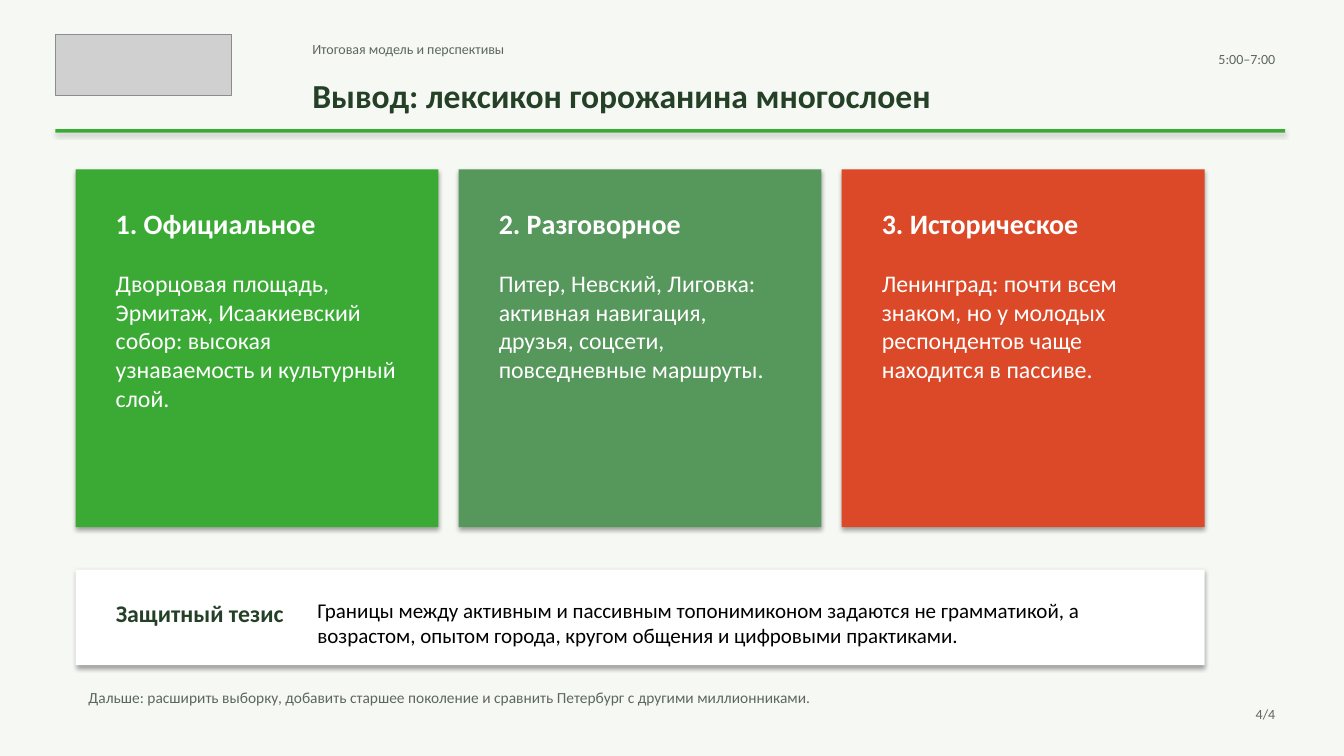
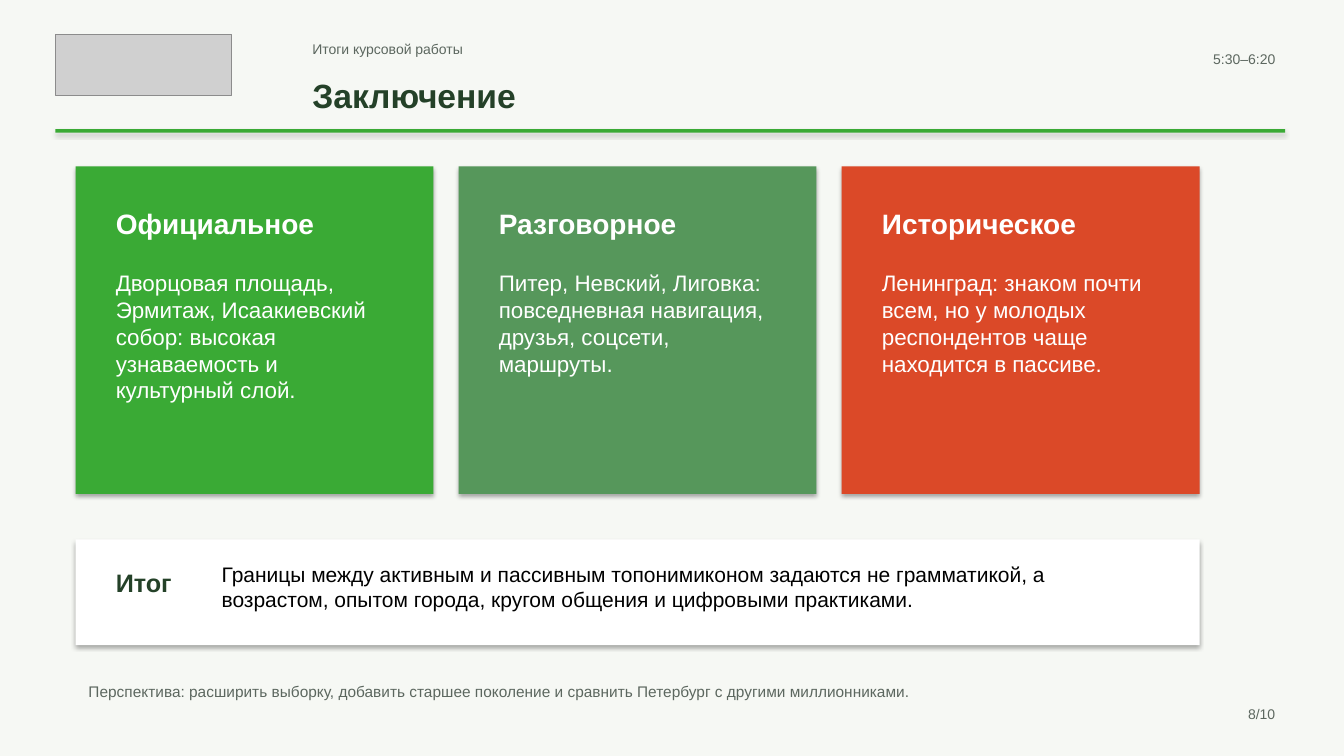
Before and after one commit to mdull2008/project, a slide deck: slide 8 of my_project.pptx (slide 4 before the commit). Drawn at 1344x756 pixels with LibreOffice and Linux fonts; fonts in the diff are those of the drawing; grey boxes stand for pictures. Boxes give left, top, right and bottom in pixels: in the first picture for what was removed or moved away, otherwise in the second. Text is boxed around its words. In the diff, an @@ line names an element or a change of style, - is before the commit and + after.

```diff
--- a/my_project.pptx
+++ b/my_project.pptx
@@ text at [312, 43, 462, 57]: text changed; font Calibri to Arial @@
-Итоговая модель и перспективы
+Итоги курсовой работы
@@ text at [1213, 54, 1275, 64]: text changed; font Calibri to Arial @@
-5:00–7:00
+5:30–6:20
@@ text at [312, 84, 516, 109]: text changed; font Calibri to Arial @@
-Вывод: лексикон горожанина многослоен
+Заключение
@@ rectangle: place and size @@
-rectangle at [76, 169, 439, 527]
+rectangle at [76, 166, 434, 494]
@@ rectangle: place and size @@
-rectangle at [459, 169, 822, 527]
+rectangle at [459, 166, 817, 494]
@@ rectangle: place and size @@
-rectangle at [842, 169, 1205, 527]
+rectangle at [842, 166, 1200, 494]
@@ text at [116, 213, 314, 239]: text changed; font Calibri to Arial @@
-1. Официальное
+Официальное
@@ text at [499, 214, 676, 239]: text changed; font Calibri to Arial @@
-2. Разговорное
+Разговорное
@@ text at [882, 214, 1076, 239]: text changed; font Calibri to Arial @@
-3. Историческое
+Историческое
@@ text "Дворцовая площадь, Эрмитаж, Исаакиевский собор: ..." at [116, 275, 366, 403]: size 17 to 16 pt, font Calibri to Arial @@
@@ text at [499, 274, 764, 377]: text changed; size 17 to 16 pt; font Calibri to Arial @@
-Питер, Невский, Лиговка: активная навигация, друзья, соцсети, повседневные маршруты.
+Питер, Невский, Лиговка: повседневная навигация, друзья, соцсети, маршруты.
@@ text at [882, 275, 1141, 377]: text changed; size 17 to 16 pt; font Calibri to Arial @@
-Ленинград: почти всем знаком, но у молодых респондентов чаще находится в пассиве.
+Ленинград: знаком почти всем, но у молодых респондентов чаще находится в пассиве.
@@ rectangle: place and size @@
-rectangle at [76, 570, 1205, 665]
+rectangle at [76, 539, 1200, 645]
@@ text "Границы между активным и пассивным ...": place and size @@
-text "Границы между активным и пассивным ..." at [317, 603, 1079, 647]
+text "Границы между активным и пассивным ..." at [222, 566, 1045, 612]
@@ text "Границы между активным и пассивным ..." at [222, 566, 1045, 612]: font Calibri to Arial @@
@@ text added at [116, 574, 172, 593], 18 pt, text #244128, bold @@
+Итог
@@ text removed at [116, 605, 284, 626] @@
-Защитный тезис
@@ text at [88, 686, 909, 700]: text changed; font Calibri to Arial @@
-Дальше: расширить выборку, добавить старшее поколение и сравнить Петербург с другими миллионниками.
+Перспектива: расширить выборку, добавить старшее поколение и сравнить Петербург с другими миллионниками.
@@ text at [1248, 709, 1275, 719]: text changed; font Calibri to Arial @@
-4/4
+8/10
```
Also in this commit, not shown: 2 other slides changed, 7 slides added, 1 slide removed.
